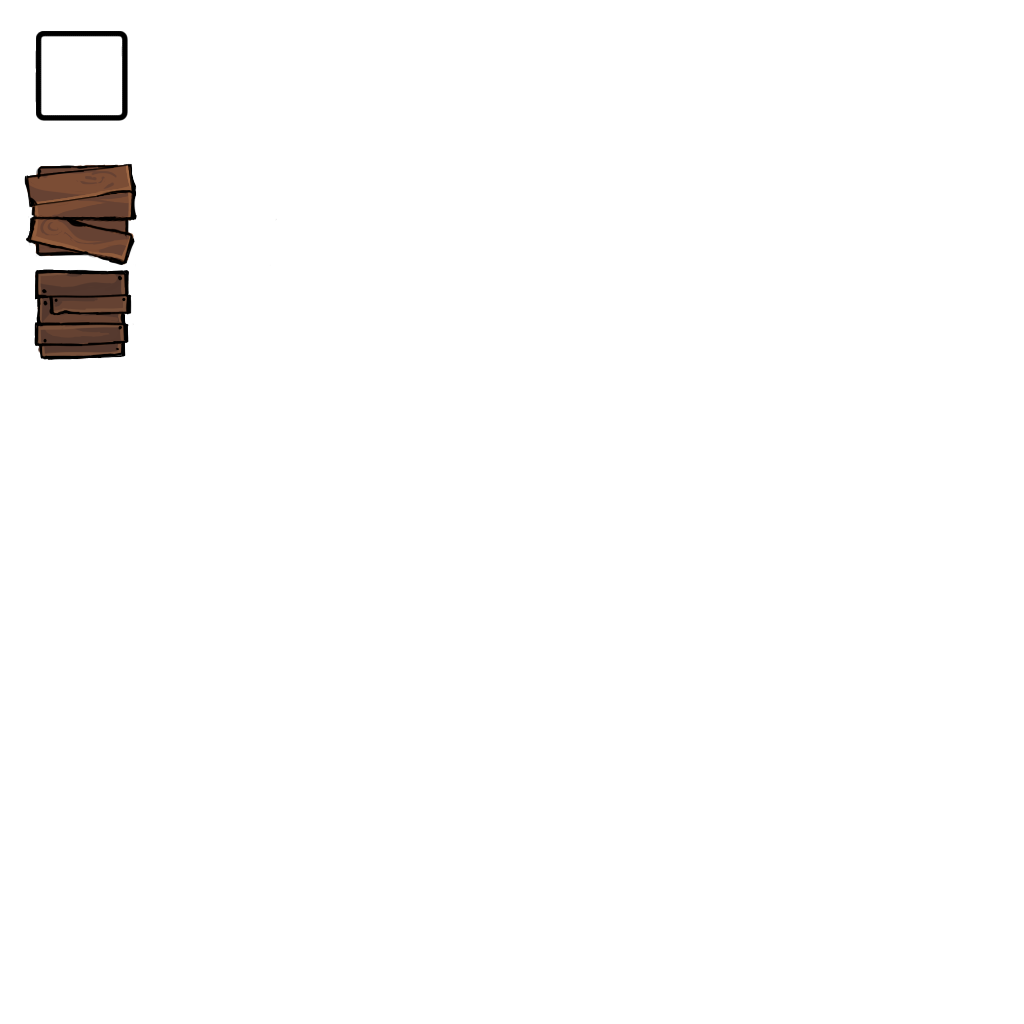
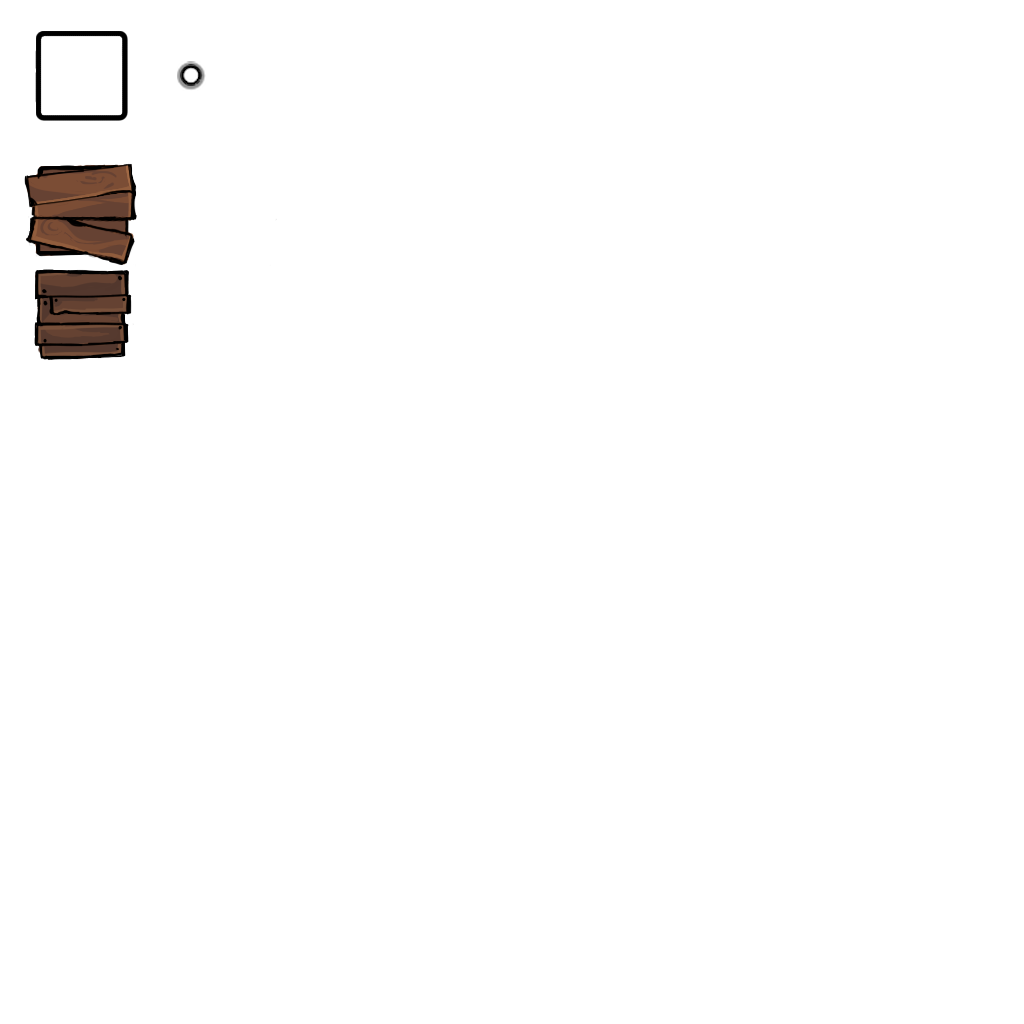
Revision of a layered 1024×1024 image; what changed, layer by layer:
painted on "Paint Layer 29" over [36, 166, 102, 256]
added group "Point" with 2 layers above "Highlighting" over [177, 61, 206, 91]
"Paint Layer 24" (1st of 2, in "Point"): opacity 36% → 100%, moved it into group "Point", painted on it over [36, 64, 206, 256]
added layer "Paint Layer 24" (2nd of 2, in "Point") (40%) in group "Point" over [177, 61, 206, 91]
added group "Highlighting" with 2 layers over [36, 36, 206, 175]
added layer "In" (30%) in group "Highlighting" over [41, 36, 122, 115]
renamed "Paint Layer 24" to "Outline", moved it into group "Highlighting", painted on it over [36, 36, 206, 175]
